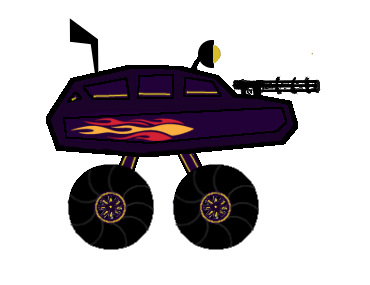
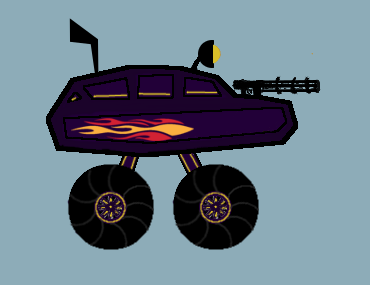
Revision of a layered 370 × 285 image; what changed, layer by layer:
showed "Layer #3" over 0, 0, 370, 285
